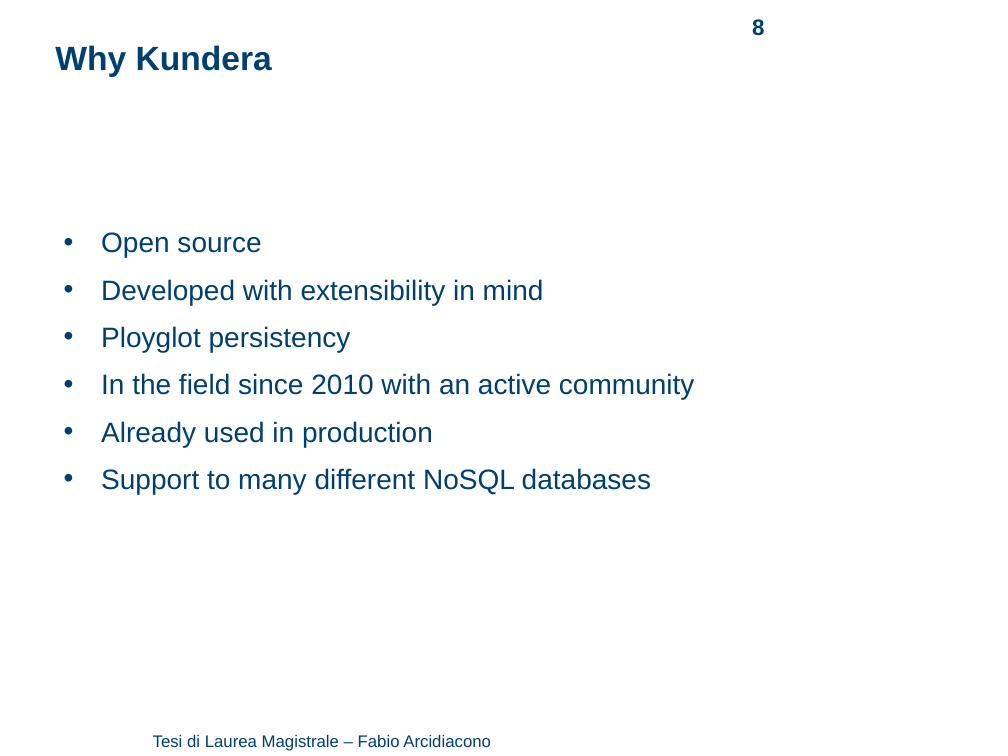
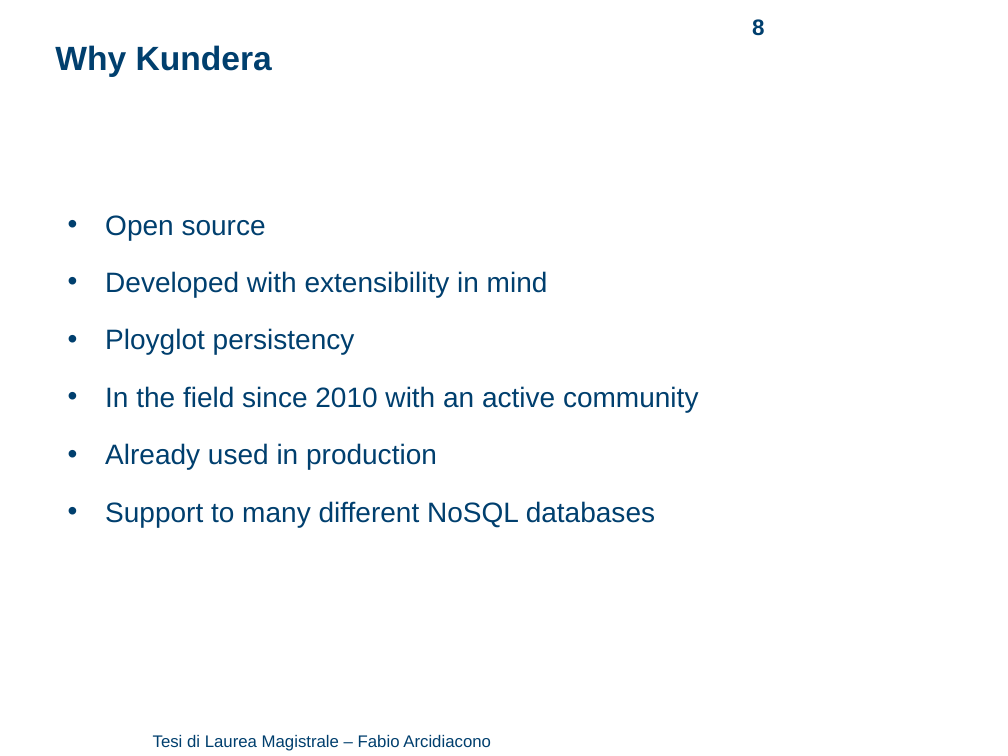
Before and after one commit to arci/thesis, a slide deck: slide 8 of presentation/ThesisPresentation.ppt. Drawn at 1008x756 pixels with LibreOffice and Linux fonts; fonts in the diff are those of the drawing; background and template pictures are left out. Boxes give left, top, right and bottom in pixels: in the first picture for what was removed or moved away, otherwise in the second. Text is boxed around its words. In the diff, an @@ line names an element or a change of style, - is before the commit and + after.

```diff
--- a/presentation/ThesisPresentation.ppt
+++ b/presentation/ThesisPresentation.ppt
@@ text "Open source": place and size @@
-text "Open source" at box(101, 232, 694, 494)
+text "Open source" at box(105, 215, 698, 527)
@@ text "Open source" at box(105, 215, 698, 527): indent changed; line spacing 1.2 to 1.5 @@
```
Also in this commit, not shown: 2 other slides changed, 1 slide removed, 1 other file.
